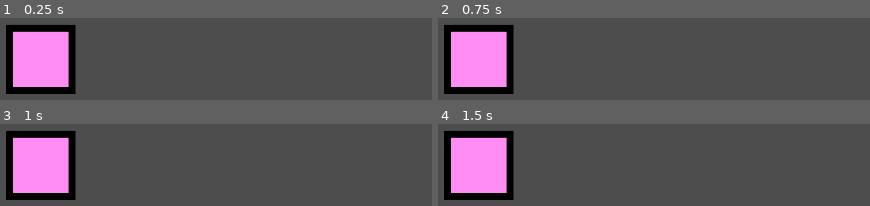
Above: before the commit, frames 1-4 (two rows, left to right).
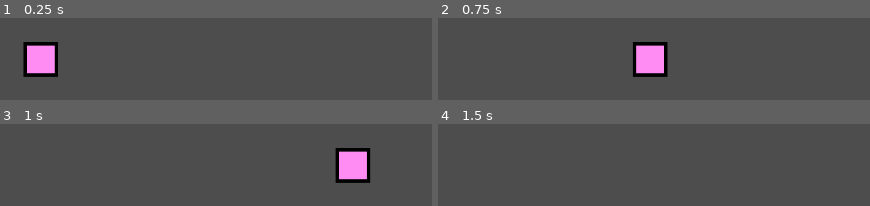
Above: after the commit, the same moments.

Repository: RoroZoro41/The_Kobold_Sisters
Game: Godot game, scene res://Scenes/main.tscn
The game is run twice, just before and just after one commit, with the same random seed, the same clock (stepped at 60 frames per second) and the same inputs.
Inputs (mouse positions are in pixels of both pictures, inside the frame that each line leads up to):
- Up to frame 1 (0.25 s): no input
- Up to frame 2 (0.75 s): tap Enter at 0.5 s; move the mouse to (645, 21) at 0.52 s; hold D (right) from 0.53 s (still down); tap K (dodge) at 0.6 s; click (645, 21) at 0.67 s
- Up to frame 3 (1 s): keep holding D (right)
- Up to frame 4 (1.5 s): release D (right) at 1.25 s; drag from (outside the picture) to (outside the picture) at 1.27 s

The runs differ from the first frame. In frame 1, 12% of the frame differs, in the area x 1-18%, y 8-93%; in frame 2, 17%, in the area x 1-54%, y 8-93%; in frame 3, 17%; in frame 4, 14%.

Commit message:
Implimented main character movement system, and dodging

Diff:
--- a/Scenes/player.gd
+++ /dev/null
@@ -1,12 +0,0 @@
-extends CharacterBody2D
-
-@export var speed:= 100.0
-var direction: Vector2
-
-
-# Called every frame. 'delta' is the elapsed time since the previous frame.
-func _process(_delta: float) -> void:
-
-
-	direction = Input.get_vector("left","right","down","up")
-	velocity = direction * speed
--- a/Scenes/player.tscn
+++ b/Scenes/player.tscn
@@ -1,13 +1,15 @@
 [gd_scene load_steps=4 format=3 uid="uid://cdrlc0s5jotte"]
 
-[ext_resource type="Script" path="res://Scenes/player.gd" id="1_53i50"]
+[ext_resource type="Script" path="res://Scripts/player.gd" id="1_5bry1"]
 [ext_resource type="Texture2D" uid="uid://bfydqp48ijdw1" path="res://Sprites/lulu.png" id="1_083ke"]
 
 [sub_resource type="RectangleShape2D" id="RectangleShape2D_bpnrh"]
 size = Vector2(100, 100)
 
 [node name="Player" type="CharacterBody2D"]
-script = ExtResource("1_53i50")
+scale = Vector2(0.5, 0.5)
+motion_mode = 1
+script = ExtResource("1_5bry1")
 
 [node name="Sprite2D" type="Sprite2D" parent="."]
 scale = Vector2(10, 10)
--- /dev/null
+++ b/Scripts/player.gd
@@ -0,0 +1,43 @@
+extends CharacterBody2D
+
+#player speed
+var speed: float = 500
+var speed_acceleration: float = speed/3
+var speed_deceleration: float = speed/3
+
+#dodging
+var dodging_length: float = 0.1
+var is_dodging:bool = false
+
+func  _physics_process(_delta: float) -> void:
+
+#PLAYER INPUTS
+	# Player slowly moves up to target speed, then slowly slows down to zero
+	var direction = Input.get_vector("left","right","up","down")
+	if (direction):
+		velocity = velocity.move_toward(direction * speed, speed_acceleration)
+	else:
+		velocity = velocity.move_toward(Vector2.ZERO, speed_deceleration)
+	if Input.is_action_just_pressed("dodge"): dodge()
+
+	move_and_slide()
+
+func dodge():
+	if is_dodging:
+		return
+	is_dodging = true
+	var original_speed = speed
+	var original_speed_acceleration = speed_acceleration
+	var origonal_speed_deceleration = speed_deceleration
+
+	# Mulitplying speed
+	speed *= 4
+	speed_acceleration *= 4
+	speed_deceleration *= 4
+
+	await get_tree().create_timer(dodging_length).timeout
+	speed = original_speed
+	speed_acceleration = original_speed_acceleration
+	speed_deceleration = origonal_speed_deceleration
+
+	is_dodging = false
--- a/default_env.tres
+++ /dev/null
@@ -1,7 +0,0 @@
-[gd_resource type="Environment" load_steps=2 format=2]
-
-[sub_resource type="Sky" id=1]
-
-[resource]
-background_mode = 2
-background_sky = SubResource( 1 )
--- a/project.godot
+++ b/project.godot
@@ -13,7 +13,7 @@
 config/name="The Kobold Sisters"
 run/main_scene="res://Scenes/main.tscn"
 config/features=PackedStringArray("4.3", "Forward Plus")
-config/icon="res://icon.svg"
+config/icon="res://Sprites/icon.svg"
 
 [editor_plugins]
 
Renamed: icon.svg -> Sprites/icon.svg
Not shown, changed: Sprites/icon.svg.import
Not shown, changed: addons/ridiculous.png.import
Renamed: ridiculous.svg -> addons/ridiculous.svg
Not shown, changed: addons/ridiculous.svg.import
Not shown, removed: LICENSE.md
Not shown, added: addons/ridiculous.png
